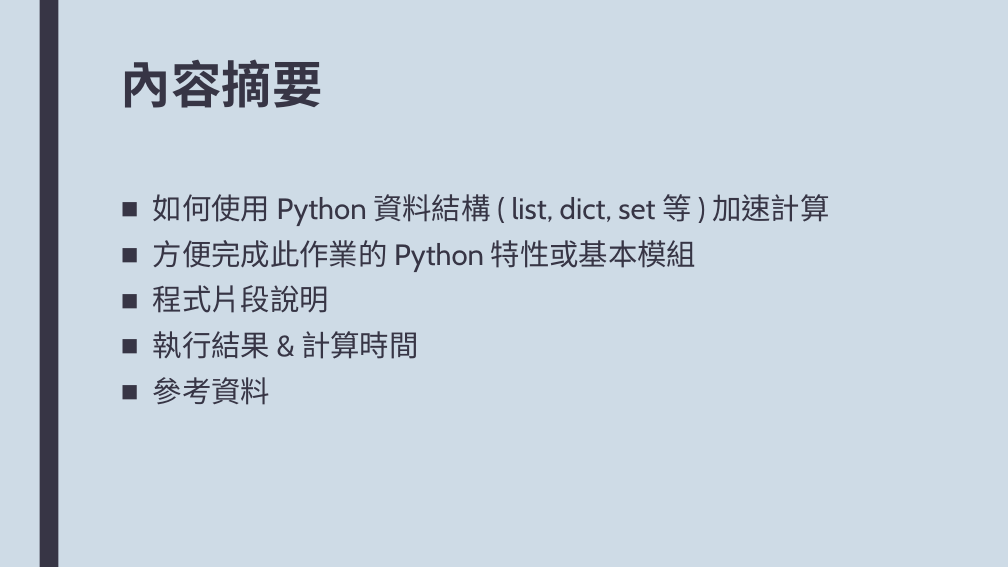
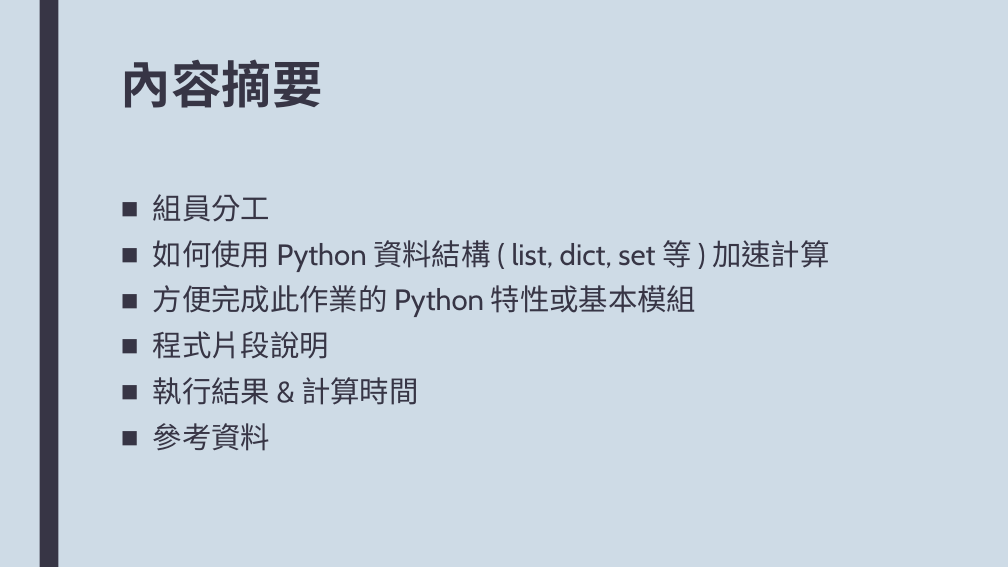
Before and after one commit to shenks0628/FP-growth-algorithm, a slide deck: slide 2 of FP-Growth.pptx. Drawn at 1008x567 pixels with LibreOffice and Linux fonts; fonts in the diff are those of the drawing. Boxes give left, top, right and bottom in pixels: in the first picture for what was removed or moved away, otherwise in the second. Text is boxed around its words. In the diff, an @@ line names an element or a change of style, - is before the commit and + after.

```diff
--- a/FP-Growth.pptx
+++ b/FP-Growth.pptx
@@ text at bbox=[153, 194, 270, 221]: paragraph added @@
+■ 組員分工
```
